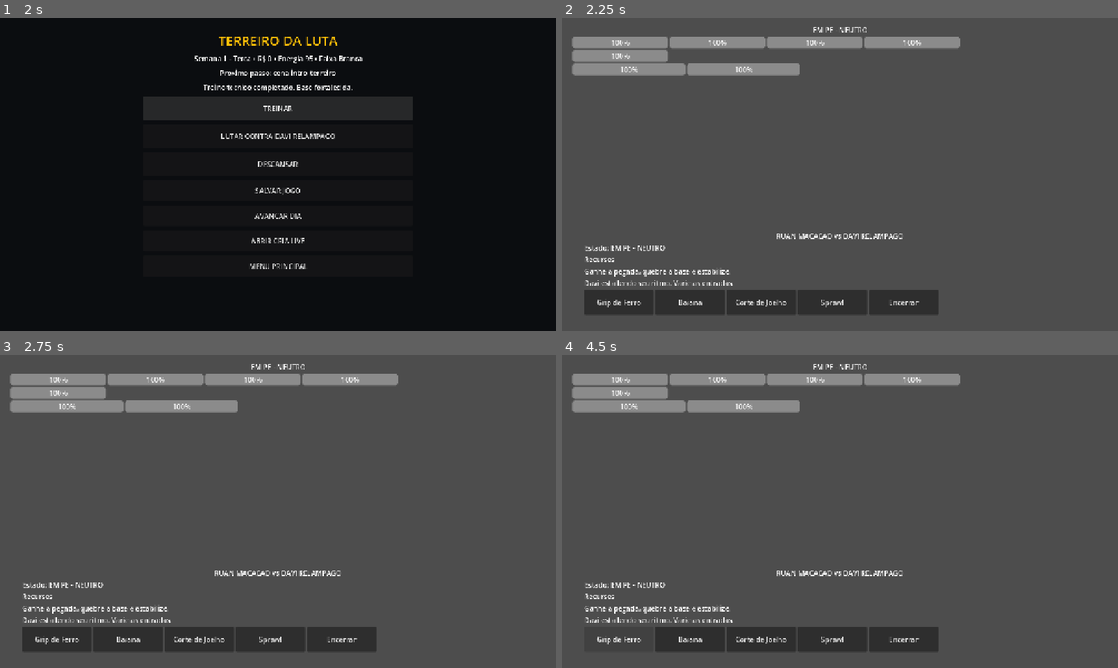
Above: before the commit, frames 1-4 (two rows, left to right).
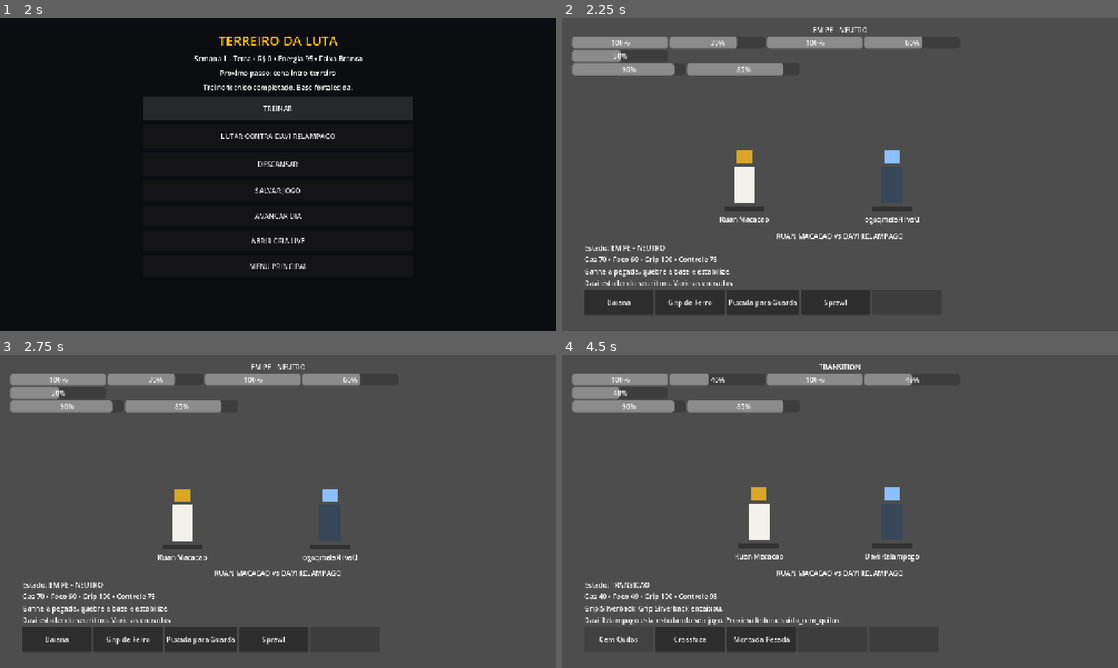
Above: after the commit, the same moments.

Repository: ringuemkt-rgb/cria-do-tatame
Game: Godot game, scene res://scenes/main_menu/MainMenu.tscn
Same seed, same stepped clock (60 frames per second), same inputs: the game is played once before the commit and once after it.
Inputs:
- Up to frame 1 (2 s): click "NOVO JOGO" at 0.5 s; click "TREINAR" at 1.25 s
- Up to frame 2 (2.25 s): click "LUTAR CONTRA DAVI RELAMPAGO" at 2 s
- Up to frame 3 (2.75 s): no input
- Up to frame 4 (4.5 s): click "Baiana" at 2.75 s; click "Grip de Ferro" at 3.5 s; click "Grip de Ferro" (after the commit: "Grip Silverback") at 4.25 s

Frame 1 is identical in both runs. In frame 2, 2.9% of the frame differs, in the area x 4-72%, y 6-95%; in frame 3, 2.9%; in frame 4, 4.0%, in the area x 4-72%, y 2-93%.
Error before the commit: Parse Error: Cannot infer the type of "response" variable because the value doesn't have a set type. (res://scenes/combat/CombatArenaBase.gd:153)

Commit message:
fix: make combat arena variables type-safe for Godot 4.2

Diff:
--- a/scenes/combat/CombatArenaBase.gd
+++ b/scenes/combat/CombatArenaBase.gd
@@ -1,17 +1,17 @@
 extends Control
 
-const RESULT_SCENE := "res://scenes/result/ResultScreen.tscn"
-const FighterPlaceholderScript := preload("res://src/characters/FighterPlaceholder.gd")
-const GameFeelManagerScript := preload("res://src/gamefeel/GameFeelManager.gd")
-const DaviAIControllerScript := preload("res://src/combat/DaviAIController.gd")
-
-var gamefeel
-var davi_ai
-var ruan_placeholder
-var davi_placeholder
+const RESULT_SCENE: String = "res://scenes/result/ResultScreen.tscn"
+const FighterPlaceholderScript = preload("res://src/characters/FighterPlaceholder.gd")
+const GameFeelManagerScript = preload("res://src/gamefeel/GameFeelManager.gd")
+const DaviAIControllerScript = preload("res://src/combat/DaviAIController.gd")
+
+var gamefeel: Node
+var davi_ai: Node
+var ruan_placeholder: Node
+var davi_placeholder: Node
 var action_buttons: Array[Button] = []
 
-var estados_ptbr := {
+var estados_ptbr: Dictionary = {
 	"DISTANCE": "EM PE - NEUTRO",
 	"GRIP": "DISPUTA DE PEGADA",
 	"CLINCH": "CLINCH",
@@ -84,7 +84,7 @@
 func _connect_buttons() -> void:
 	action_buttons.clear()
 	for i in range(5):
-		var path := "Panel/Buttons/Action%s" % [i + 1]
+		var path: String = "Panel/Buttons/Action%s" % [i + 1]
 		if not has_node(path):
 			continue
 		var button: Button = get_node(path)
@@ -92,24 +92,24 @@
 		button.pressed.connect(_on_action_button_pressed.bind(button))
 
 func _refresh_action_buttons() -> void:
-	var available := CombatManager.get_available_techniques()
+	var available: Array = CombatManager.get_available_techniques()
 	for index in range(action_buttons.size()):
-		var button := action_buttons[index]
+		var button: Button = action_buttons[index]
 		if index < available.size():
 			var technique: Dictionary = available[index]
-			var technique_id := str(technique.get("id", ""))
-			var label := str(technique.get("nome", technique.get("name", technique_id)))
+			var technique_id: String = str(technique.get("id", ""))
+			var label_text: String = str(technique.get("nome", technique.get("name", technique_id)))
 			var cost: Dictionary = technique.get("cost", technique.get("custo", {}))
-			var gas_cost := int(cost.get("gas", technique.get("gas_cost", 0)))
-			var focus_cost := int(cost.get("focus", cost.get("foco", technique.get("focus_cost", 0))))
-			var affordable := bool(technique.get("affordable", true))
-			button.text = label
+			var gas_cost: int = int(cost.get("gas", technique.get("gas_cost", 0)))
+			var focus_cost: int = int(cost.get("focus", cost.get("foco", technique.get("focus_cost", 0))))
+			var affordable: bool = bool(technique.get("affordable", true))
+			button.text = label_text
 			button.set_meta("action_id", technique_id)
 			button.set_meta("affordable", affordable)
 			button.disabled = not affordable
 			button.tooltip_text = "Gas %d • Foco %d" % [gas_cost, focus_cost]
 		else:
-			var is_reset := index == 0 and available.is_empty()
+			var is_reset: bool = index == 0 and available.is_empty()
 			button.text = "REINICIAR POSICAO" if is_reset else "—"
 			button.set_meta("action_id", "reset_position" if is_reset else "")
 			button.set_meta("affordable", is_reset)
@@ -119,18 +119,18 @@
 func _on_action_button_pressed(button: Button) -> void:
 	if not CombatManager.is_running:
 		return
-	var action_id := str(button.get_meta("action_id", ""))
+	var action_id: String = str(button.get_meta("action_id", ""))
 	if action_id == "" or not bool(button.get_meta("affordable", true)):
 		return
 	AudioManager.play_sfx("botao")
 	_set_actions_enabled(false)
 	if ruan_placeholder != null:
-		ruan_placeholder.play_action(action_id)
+		ruan_placeholder.call("play_action", action_id)
 	var result: Dictionary = CombatManager.apply_player_action(action_id)
-	davi_ai.record_player_action(action_id)
-	var success := bool(result.get("success", false))
+	davi_ai.call("record_player_action", action_id)
+	var success: bool = bool(result.get("success", false))
 	AudioManager.play_sfx(action_id)
-	gamefeel.apply_for_technique(action_id, success)
+	gamefeel.call("apply_for_technique", action_id, success)
 	_update_ai_hint(result)
 	if CombatManager.is_running:
 		_refresh_action_buttons()
@@ -139,8 +139,8 @@
 func _set_actions_enabled(enabled: bool) -> void:
 	for button in action_buttons:
 		if enabled:
-			var action_id := str(button.get_meta("action_id", ""))
-			var affordable := bool(button.get_meta("affordable", true))
+			var action_id: String = str(button.get_meta("action_id", ""))
+			var affordable: bool = bool(button.get_meta("affordable", true))
 			button.disabled = action_id == "" or not affordable
 		else:
 			button.disabled = true
@@ -148,15 +148,15 @@
 func _update_ai_hint(result: Dictionary) -> void:
 	if not has_node("Panel/AIHint"):
 		return
-	var phase_name := str(result.get("phase", "DISTANCE"))
+	var phase_name: String = str(result.get("phase", "DISTANCE"))
 	var player_resources: Dictionary = CombatManager.fighters.get("ruan_macacao", {})
-	var response := davi_ai.choose_response(phase_name, player_resources)
-	$Panel/AIHint.text = "%s Proxima leitura: %s" % [davi_ai.pressure_message(), response]
+	var response: String = str(davi_ai.call("choose_response", phase_name, player_resources))
+	$Panel/AIHint.text = "%s Proxima leitura: %s" % [str(davi_ai.call("pressure_message")), response]
 	if davi_placeholder != null:
-		davi_placeholder.play_action(response)
+		davi_placeholder.call("play_action", response)
 
 func _on_resources_changed(fighter_id, resources) -> void:
-	if str(fighter_id) != CombatManager.player_id:
+	if str(fighter_id) != CombatManager.player_id or typeof(resources) != TYPE_DICTIONARY:
 		return
 	if has_node("Panel/Resources"):
 		$Panel/Resources.text = "Gas %d • Foco %d • Grip %d • Controle %d" % [
@@ -175,11 +175,11 @@
 	if typeof(result) != TYPE_DICTIONARY:
 		return
 	if has_node("Panel/Message"):
-		var technique_id := str(result.get("technique_id", result.get("action_id", "")))
+		var technique_id: String = str(result.get("technique_id", result.get("action_id", "")))
 		var technique: Dictionary = DataRegistry.get_technique(technique_id)
-		var name := str(technique.get("nome", technique.get("name", technique_id)))
-		var message := str(result.get("message", "sucesso" if result.get("success", false) else "defendido"))
-		$Panel/Message.text = "%s: %s" % [name, _humanize_message(message)]
+		var name_text: String = str(technique.get("nome", technique.get("name", technique_id)))
+		var message: String = str(result.get("message", "sucesso" if result.get("success", false) else "defendido"))
+		$Panel/Message.text = "%s: %s" % [name_text, _humanize_message(message)]
 	if SignalBus.has_signal("technique_executed"):
 		SignalBus.technique_executed.emit(StringName(result.get("actor_id", "ruan_macacao")), StringName(result.get("technique_id", "unknown")))
 	if SignalBus.has_signal("tecnica_executada"):
@@ -194,12 +194,14 @@
 
 func _update_state_label(value) -> void:
 	if has_node("Panel/State"):
-		$Panel/State.text = "Estado: " + estados_ptbr.get(str(value), str(value).replace("_", " "))
+		$Panel/State.text = "Estado: " + str(estados_ptbr.get(str(value), str(value).replace("_", " ")))
 
 func _on_combat_finished(result) -> void:
+	if typeof(result) != TYPE_DICTIONARY:
+		return
 	WorldState.last_combat_result = result
 	SaveManager.save_game(1)
 	AudioManager.play_music_cue("vitoria" if result.get("winner", "") == "ruan_macacao" else "derrota")
-	var error := get_tree().change_scene_to_file(RESULT_SCENE)
+	var error: Error = get_tree().change_scene_to_file(RESULT_SCENE)
 	if error != OK:
 		push_error("[CombatArenaBase] Falha ao abrir resultado: %s" % error_string(error))
